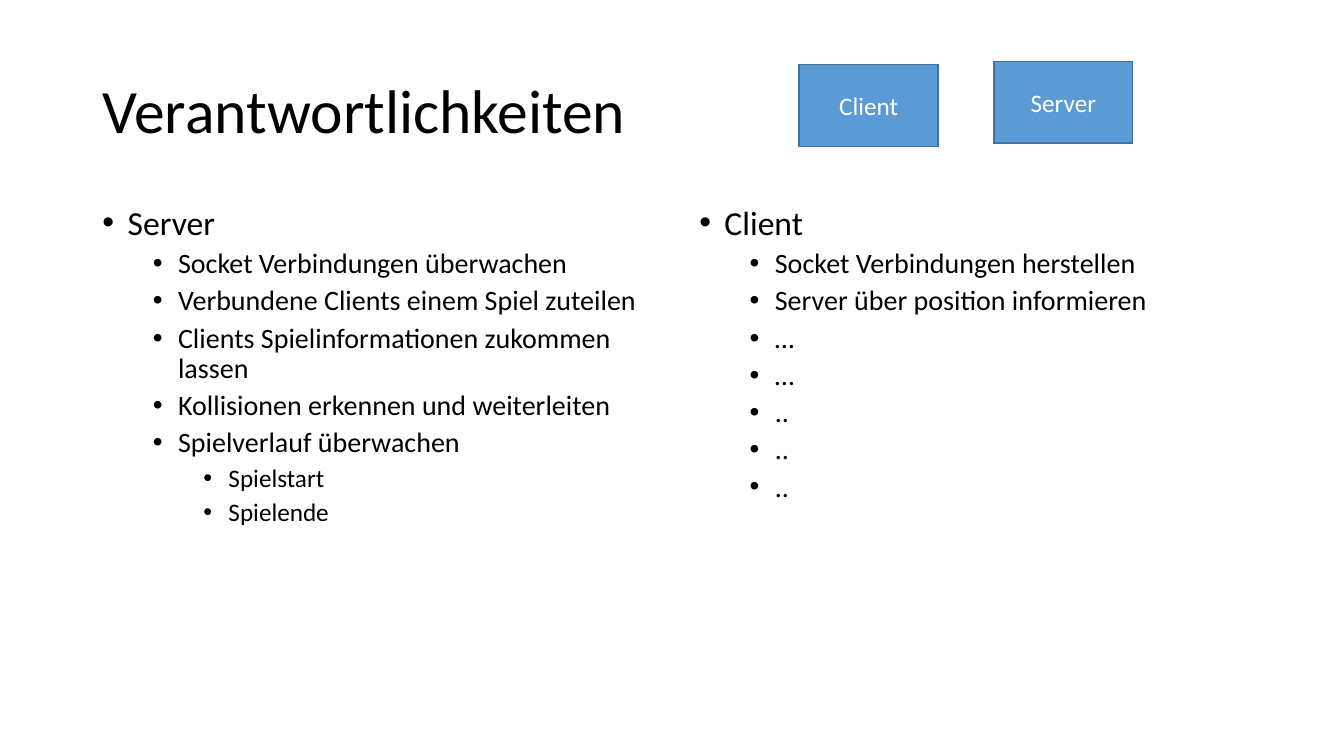
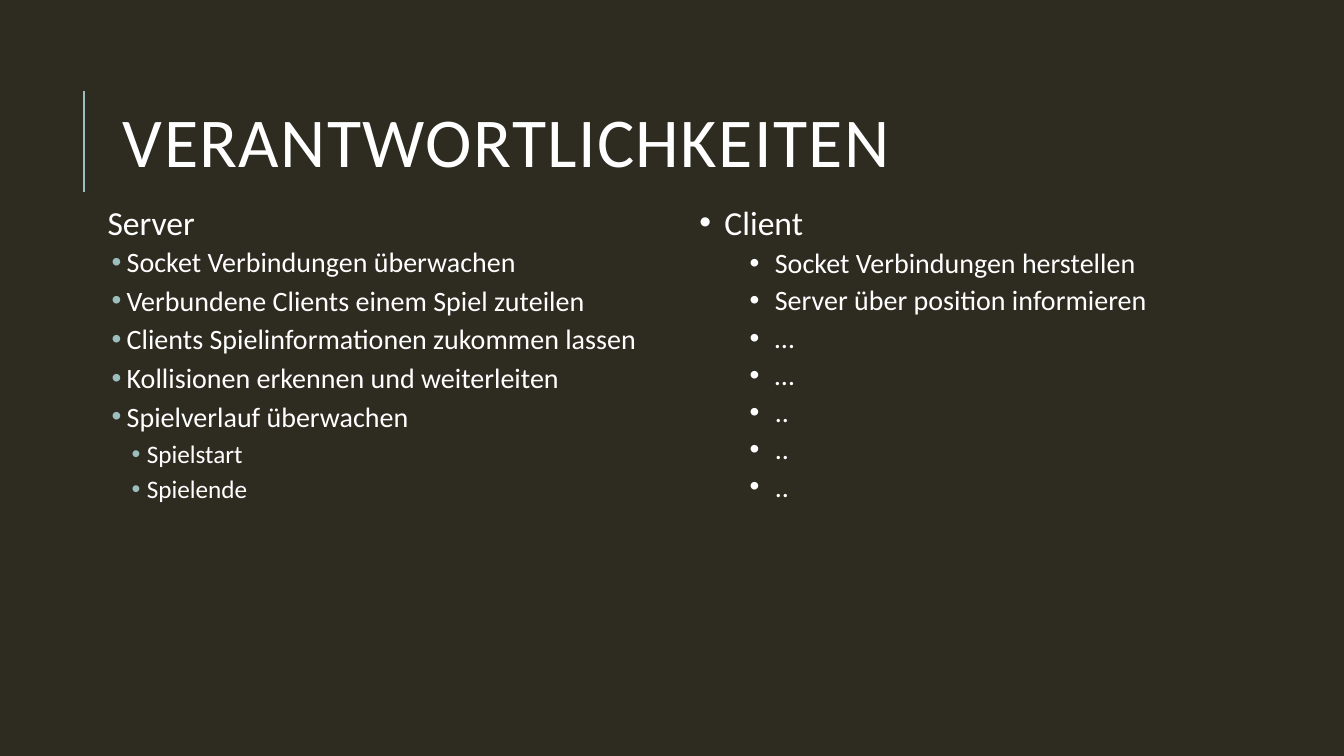
Before and after one commit to Toixinhell/Versteckies, a slide deck: slide 7 of Fangies.pptx. Drawn at 1344x756 pixels with LibreOffice and Linux fonts; fonts in the diff are those of the drawing. Boxes give left, top, right and bottom in pixels: in the first picture for what was removed or moved away, otherwise in the second. Text is boxed around its words. In the diff, an @@ line names an element or a change of style, - is before the commit and + after.

```diff
--- a/Fangies.pptx
+++ b/Fangies.pptx
@@ background #FFFFFF to #2E2B21 @@
@@ rectangle removed at bbox=[800, 65, 939, 146] @@
-Client
@@ rectangle removed at bbox=[994, 62, 1133, 143] @@
-Server
@@ line added from (84, 192) to (84, 91), #9CBEBD 1.5 pt @@
@@ title at bbox=[123, 121, 889, 168]: text changed; size 44 to 50 pt; text colour #000000 to #FFFFFF @@
-Verantwortlichkeiten
+VERANTWORTLICHKEITEN
@@ text "Server" at bbox=[108, 213, 635, 502]: text colour #000000 to #FFFFFF; bullet • to  ; more space between paragraphs; indent changed @@
@@ text "Client" at bbox=[724, 211, 1146, 315]: text colour #000000 to #FFFFFF @@
```
Also in this commit, not shown: 15 other slides changed.
